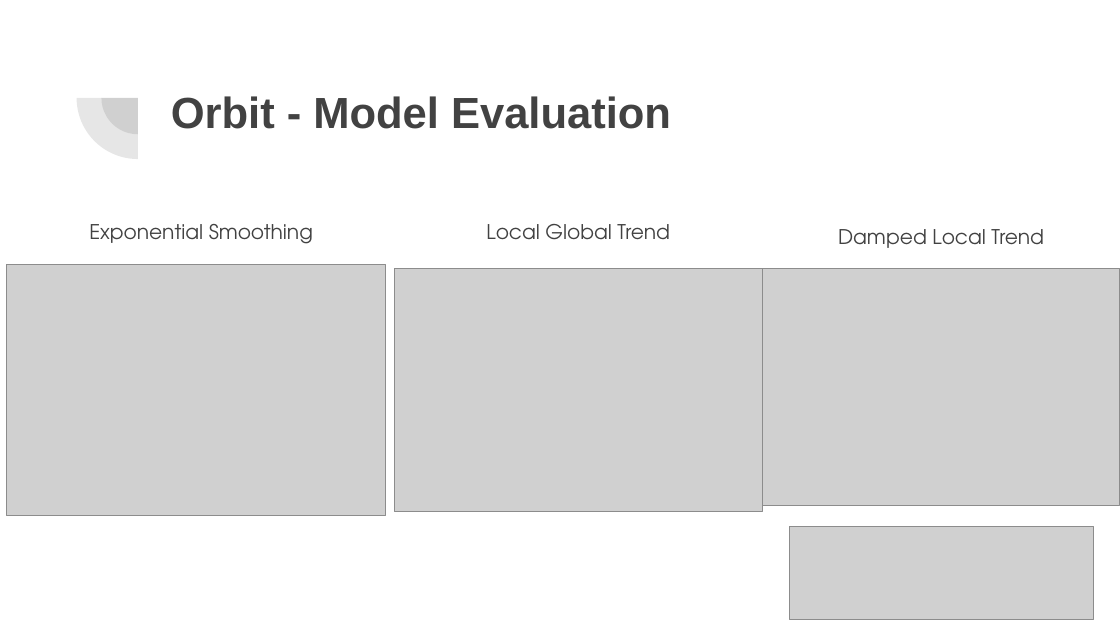
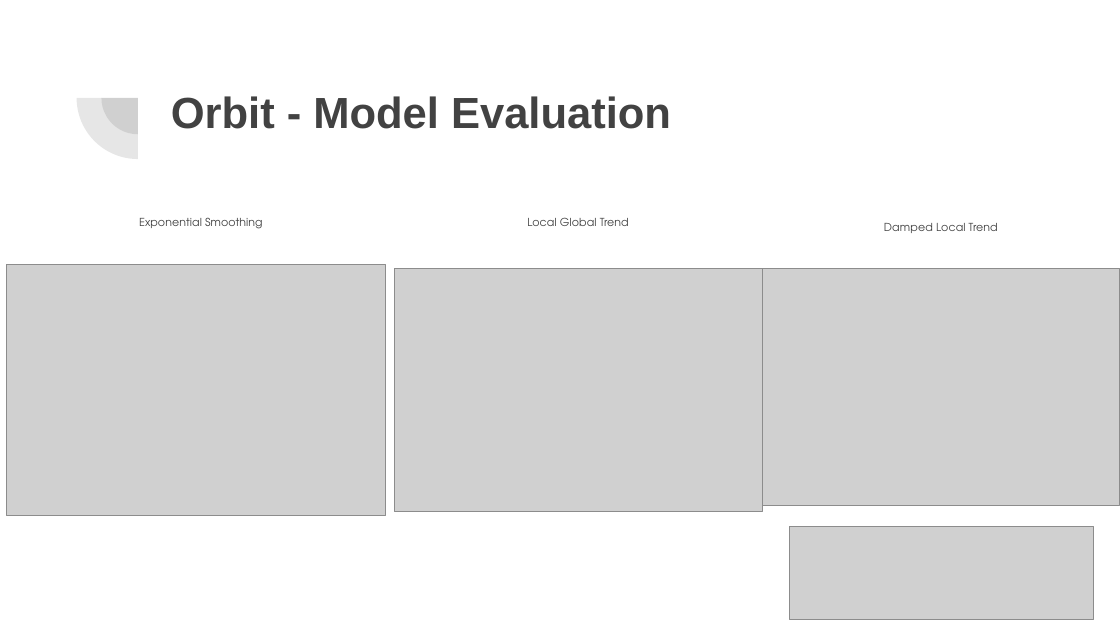
Before and after one commit to afoster28/ml_fin2, a slide deck: slide 7 of Tokyo Stock Exchange - A. Foster, M. Staniszewski.pptx. Drawn at 1120x630 pixels with LibreOffice and Linux fonts; fonts in the diff are those of the drawing; grey boxes stand for pictures. Boxes give left, top, right and bottom in pixels: in the first picture for what was removed or moved away, otherwise in the second. Text is boxed around its words. In the diff, an @@ line names an element or a change of style, - is before the commit and + after.

```diff
--- a/Tokyo Stock Exchange - A. Foster, M. Staniszewski.pptx
+++ b/Tokyo Stock Exchange - A. Foster, M. Staniszewski.pptx
@@ size 13 to 7.2 pt; line spacing 1.15 to 0.95 in 3 elements at <box>0,205,411,260</box>, <box>368,205,788,260</box>, <box>731,209,1120,264</box> @@
```
Also in this commit, not shown: 5 other slides changed, 1 slide added, 1 other file.
